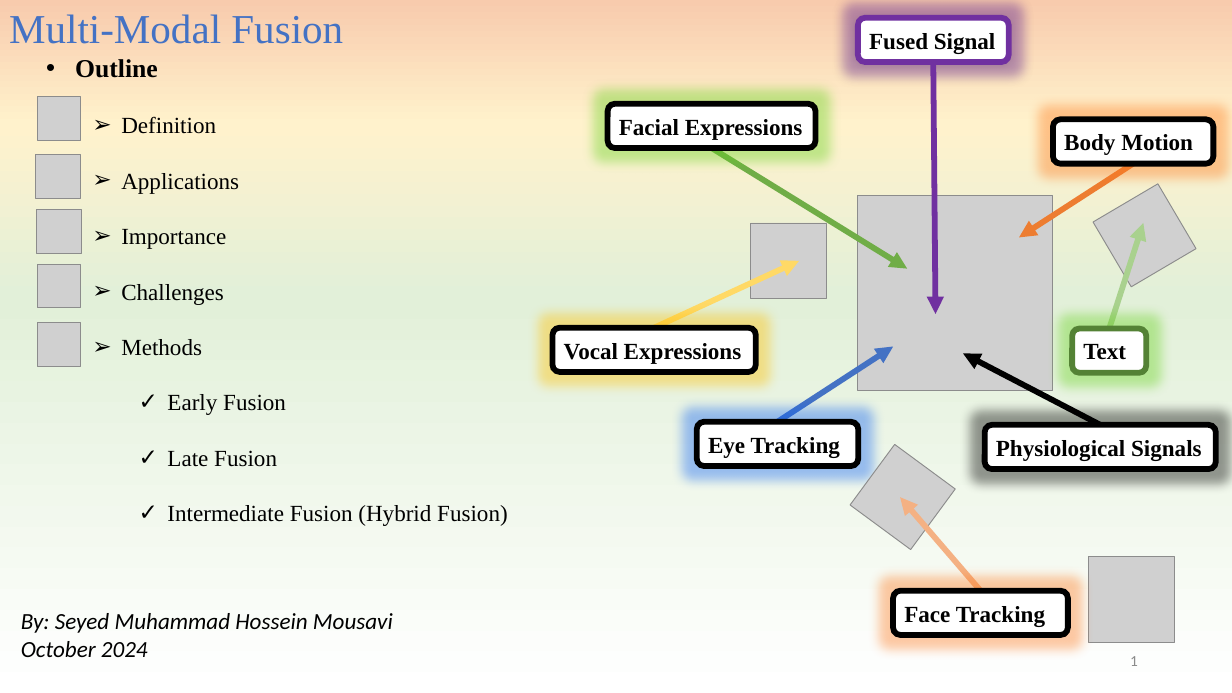
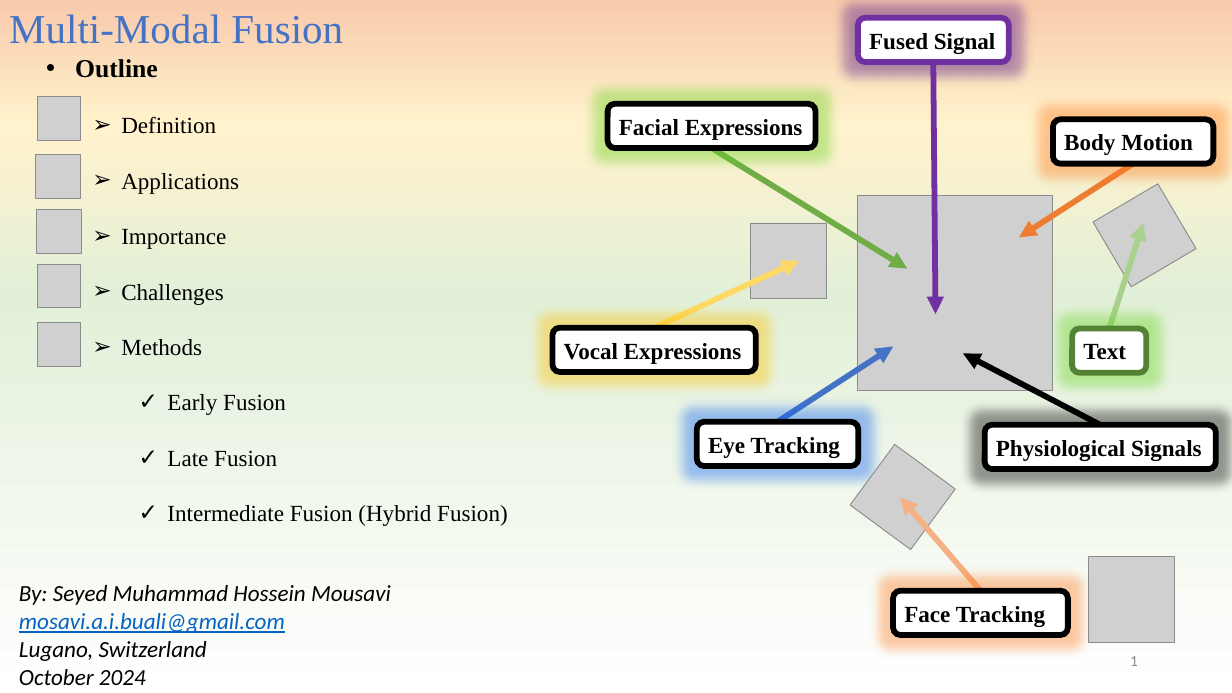
Before and after one commit to SeyedMuhammadHosseinMousavi/Multi-Modal-Fusion, a slide deck: slide 1 of Multimodal Fusion Techniques.pptx. Drawn at 1232x693 pixels with LibreOffice and Linux fonts; fonts in the diff are those of the drawing; grey boxes stand for pictures. Boxes give left, top, right and bottom in pixels: in the first picture for what was removed or moved away, otherwise in the second. Text is boxed around its words. In the diff, an @@ line names an element or a change of style, - is before the commit and + after.

```diff
--- a/Multimodal Fusion Techniques.pptx
+++ b/Multimodal Fusion Techniques.pptx
@@ text "By: Seyed Muhammad Hossein Mousavi": place and size @@
-text "By: Seyed Muhammad Hossein Mousavi" at box(21, 613, 393, 657)
+text "By: Seyed Muhammad Hossein Mousavi" at box(19, 585, 391, 685)
@@ text at box(19, 613, 285, 661): paragraphs added @@
+mosavi.a.i.buali@gmail.com
+Lugano, Switzerland
```
Also in this commit, not shown: 1 other file.
